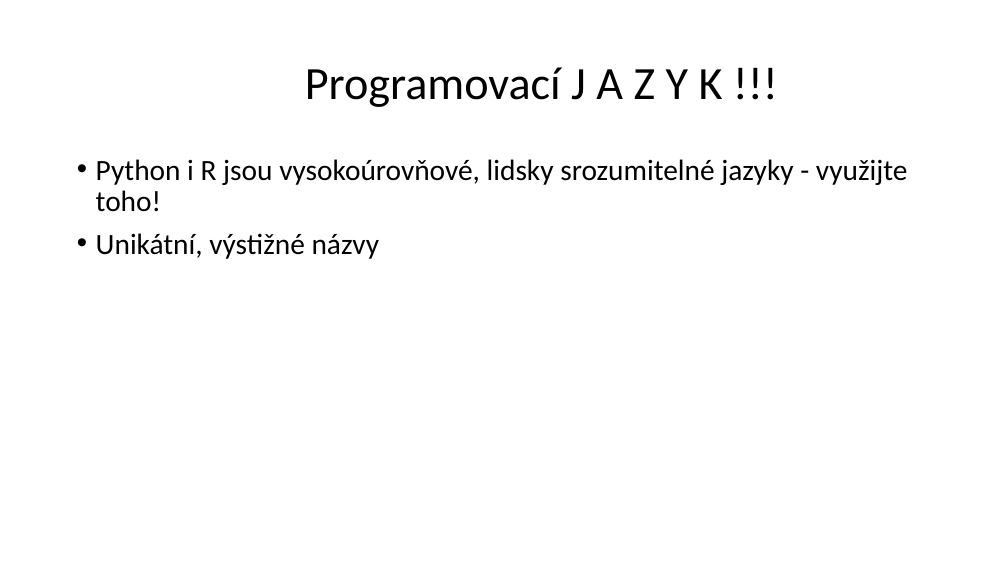
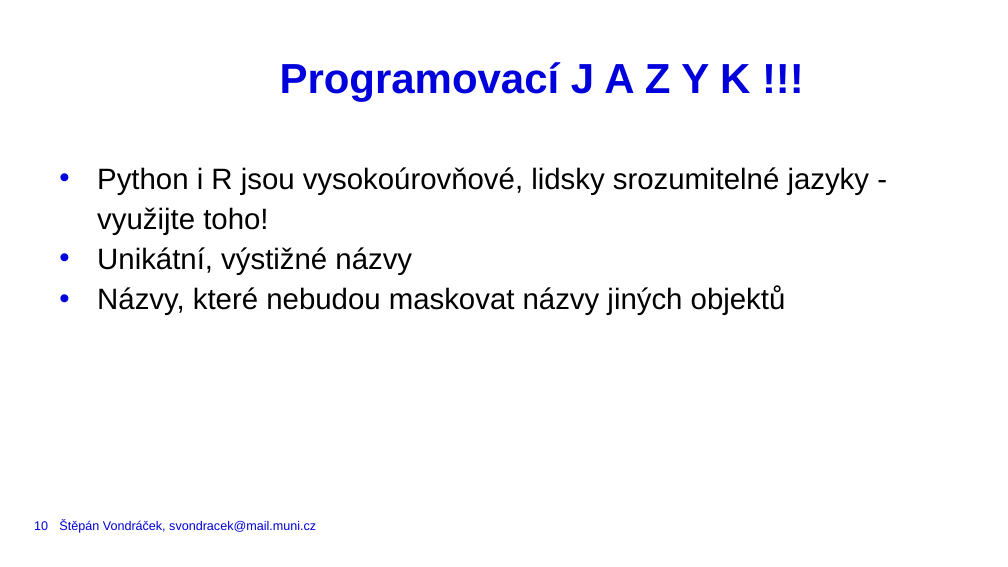
Before and after one commit to VondracekS/ESF_Workshop_BestCodingPractices, a slide deck: slide 10 of BCP_Workshop.pptx. Drawn at 1008x567 pixels with LibreOffice and Linux fonts; fonts in the diff are those of the drawing. Boxes give left, top, right and bottom in pixels: in the first picture for what was removed or moved away, otherwise in the second. Text is boxed around its words. In the diff, an @@ line names an element or a change of style, - is before the commit and + after.

Commit message:
moving presentation to MUNI template§

```diff
--- a/BCP_Workshop.pptx
+++ b/BCP_Workshop.pptx
@@ title "Programovací J A Z Y ..." moved from (x1=305, y1=67, x2=723, y2=107) to (x1=280, y1=62, x2=750, y2=101) @@
@@ title "Programovací J A Z Y ..." at (x1=280, y1=62, x2=750, y2=101): size 44 to 40 pt, font Calibri to Arial, text colour #000000 to #0000DC, bold on; line spacing 0.9 to 40pt; vertical alignment middle to top @@
@@ text "Python i R jsou vysokoúrovňové, ..." moved from (x1=96, y1=159, x2=908, y2=259) to (x1=97, y1=167, x2=870, y2=315) @@
@@ text at (x1=97, y1=167, x2=870, y2=275): font Calibri to Arial in "Python i R jsou vysokoúrovňové, lidsky srozumitelné ...", "Unikátní, výstižné názvy"; indent changed; line spacing 0.9 to 1.14; less space between paragraphs @@
@@ text at (x1=97, y1=286, x2=786, y2=315): paragraph added @@
+• Názvy, které nebudou maskovat názvy jiných objektů
@@ page number added at (x1=34, y1=521, x2=48, y2=530), 12 pt, text #0000DC @@
+10
@@ text added at (x1=59, y1=520, x2=316, y2=533), 12 pt, text #0000DC @@
+Štěpán Vondráček, svondracek@mail.muni.cz
```
Also in this commit, not shown: 12 other slides changed, 6 slides added, 8 slides removed.
